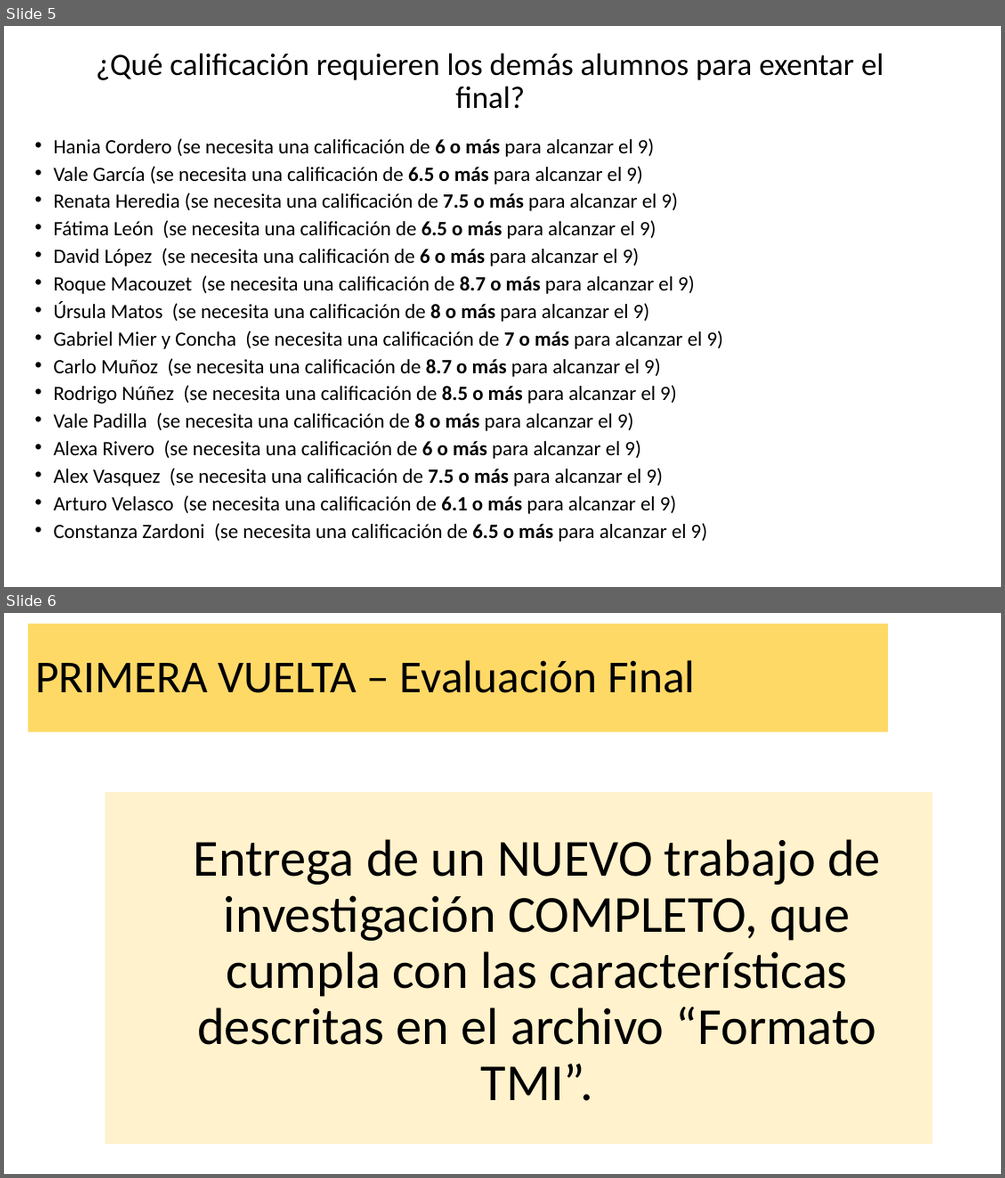
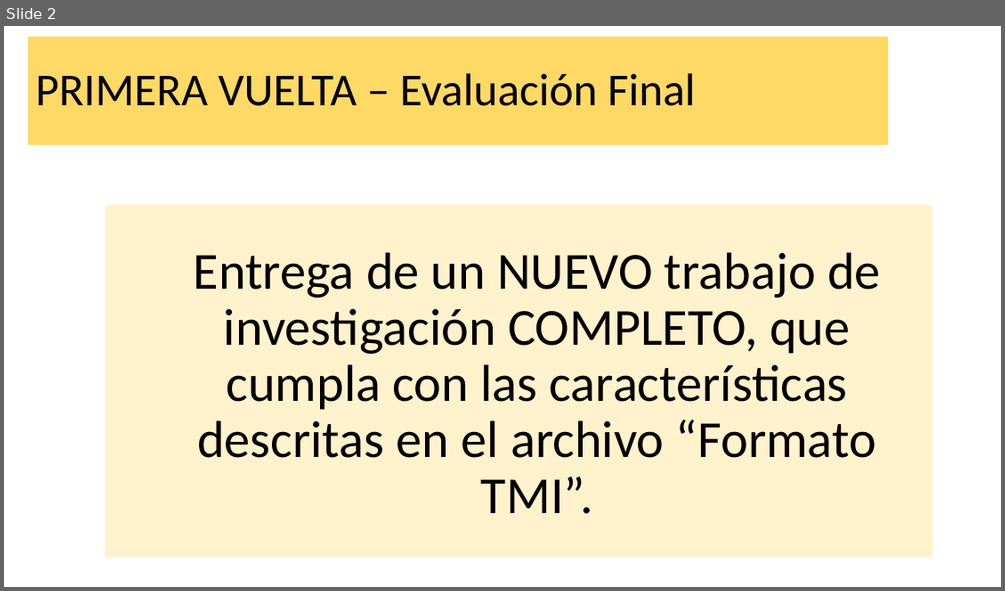
Before and after one commit to Adrifelcha/afchavez-019, a slide deck: JeanPiaget/2019-2020/Cuarentena/Cuarto - Clases Remotas/Evaluación Final.pptx. Shown one above the other, each under a label of ours: slides 5 and 6 before the commit, slide 2 after it. The pictures are 1005x1178 and 1005x591 pixels, drawn with LibreOffice and Linux fonts; fonts in the diff are those of the drawing. Boxes give left, top, right and bottom in pixels: in the first picture for what was removed or moved away, otherwise in the second. Text is boxed around its words. In the diff, an @@ line names an element or a change of style, - is before the commit and + after.

```diff
--- a/JeanPiaget/2019-2020/Cuarentena/Cuarto - Clases Remotas/Evaluación Final.pptx
+++ b/JeanPiaget/2019-2020/Cuarentena/Cuarto - Clases Remotas/Evaluación Final.pptx
@@ slide 5 removed at (4, 26, 1001, 587), background #FFFFFF @@
@@ title removed at (96, 53, 883, 109) @@
-¿Qué calificación requieren los demás alumnos para exentar el final?
@@ text removed at (54, 138, 723, 541) @@
-• Hania Cordero (se necesita una calificación de 6 o más para alcanzar el 9)
-• Vale García (se necesita una calificación de 6.5 o más para alcanzar el 9)
-• Renata Heredia (se necesita una calificación de 7.5 o más para alcanzar el 9)
-• Fátima León (se necesita una calificación de 6.5 o más para alcanzar el 9)
-• David López (se necesita una calificación de 6 o más para alcanzar el 9)
-• Roque Macouzet (se necesita una calificación de 8.7 o más para alcanzar el 9)
-• Úrsula Matos (se necesita una calificación de 8 o más para alcanzar el 9)
-• Gabriel Mier y Concha (se necesita una calificación de 7 o más para alcanzar el 9)
-• Carlo Muñoz (se necesita una calificación de 8.7 o más para alcanzar el 9)
-• Rodrigo Núñez (se necesita una calificación de 8.5 o más para alcanzar el 9)
-• Vale Padilla (se necesita una calificación de 8 o más para alcanzar el 9)
-• Alexa Rivero (se necesita una calificación de 6 o más para alcanzar el 9)
-• Alex Vasquez (se necesita una calificación de 7.5 o más para alcanzar el 9)
-• Arturo Velasco (se necesita una calificación de 6.1 o más para alcanzar el 9)
-• Constanza Zardoni (se necesita una calificación de 6.5 o más para alcanzar el 9)
@@ what was slide 6 is now slide 2 @@
```
Also in this commit, not shown: 1 slide added, 4 other slides removed, 34 other files.
